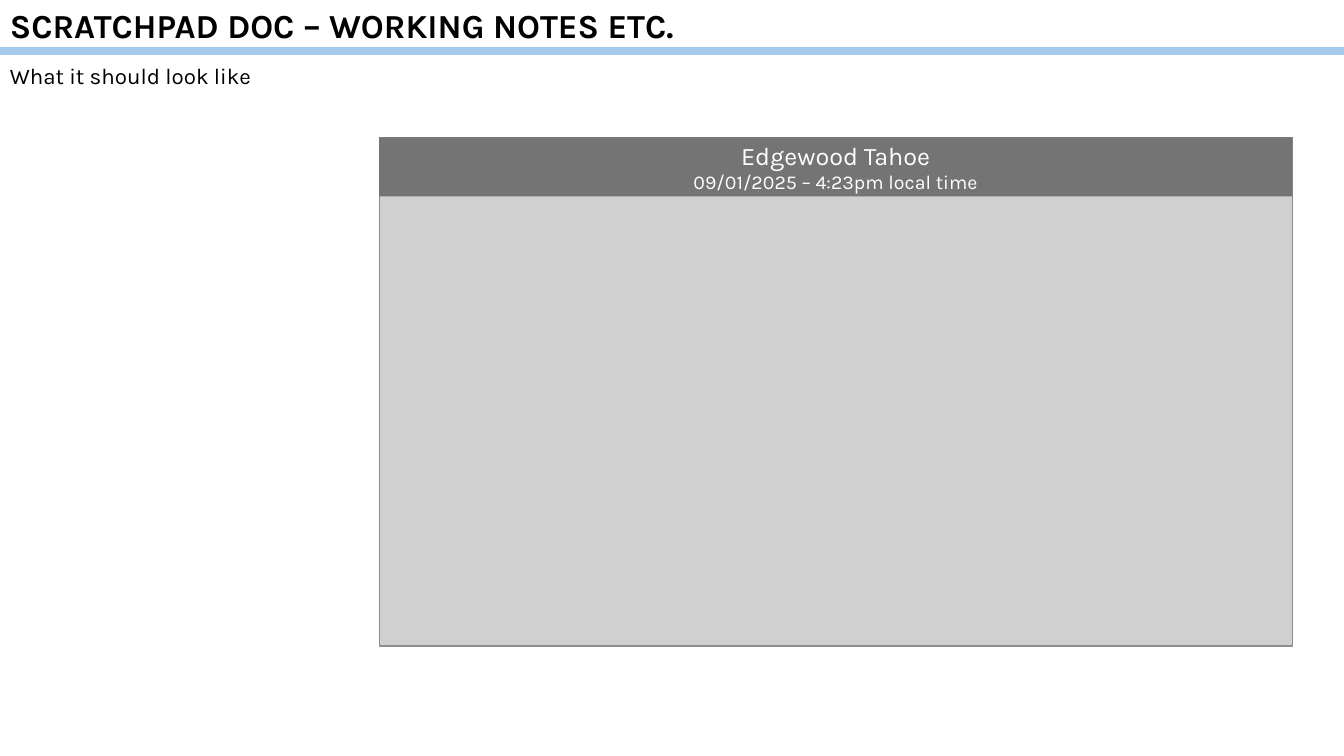
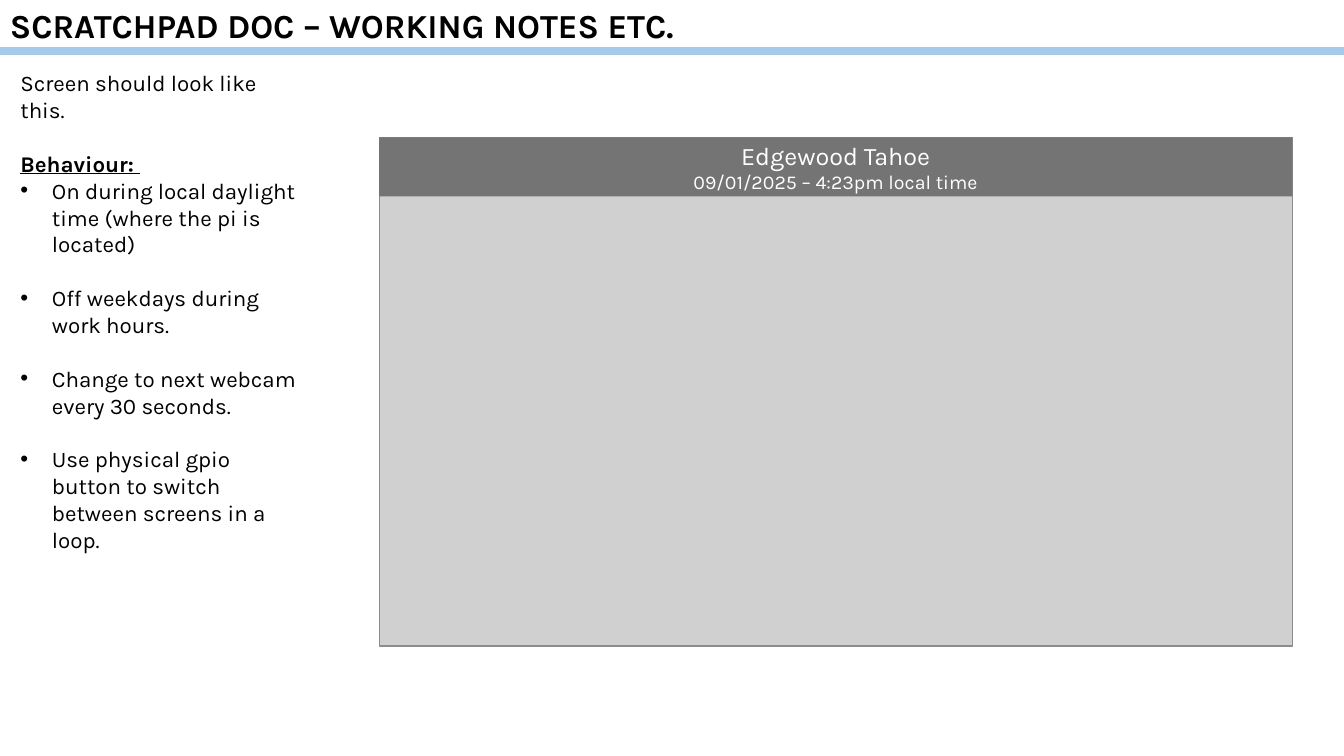
Before and after one commit to lrpalmer27/WebCamCycler, a slide deck: slide 1 of SCRATCHPAD.pptx. Drawn at 1344x756 pixels with LibreOffice and Linux fonts; fonts in the diff are those of the drawing; grey boxes stand for pictures. Boxes give left, top, right and bottom in pixels: in the first picture for what was removed or moved away, otherwise in the second. Text is boxed around its words. In the diff, an @@ line names an element or a change of style, - is before the commit and + after.

```diff
--- a/SCRATCHPAD.pptx
+++ b/SCRATCHPAD.pptx
@@ text at (20,75,296,522): text changed @@
-What it should look like
+Screen should look like this.
+Behaviour:
+• On during local daylight time (where the pi is located)
+• Off weekdays during work hours.
+• Change to next webcam every 30 seconds.
+• Use physical gpio button to switch between screens in a loop.
```
Also in this commit, not shown: 6 other files.
